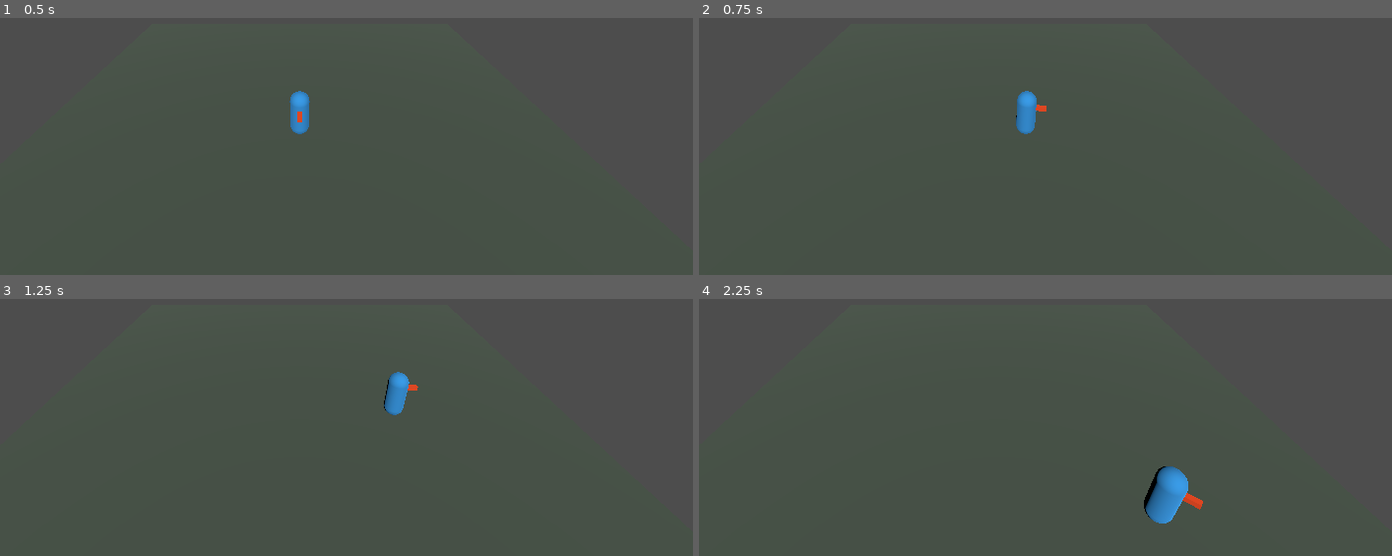
Above: before the commit, frames 1-4 (two rows, left to right).
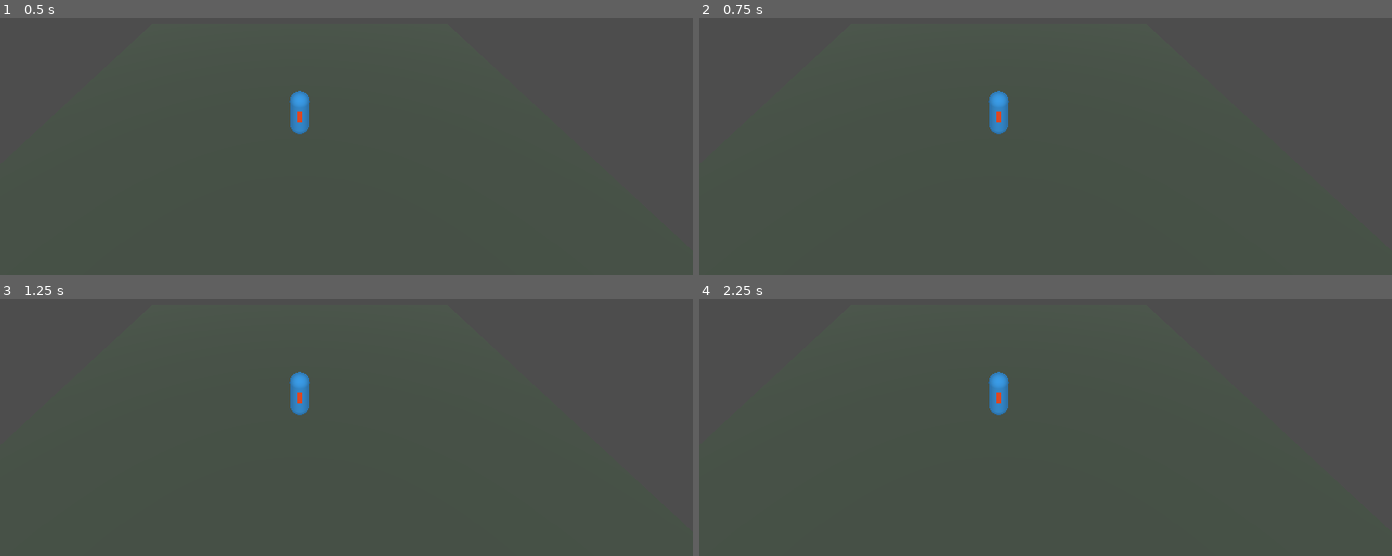
Above: after the commit, the same moments.

Repository: glenn-woods/Hiveminders
Game: Godot game, scene res://scenes/main.tscn
Two runs of this game, one before a commit and one after it. Both use one fixed random seed, a clock stepped at 60 frames per second and the inputs below.
Inputs (mouse positions are in pixels of both pictures, inside the frame that each line leads up to):
- Up to frame 1 (0.5 s): no input
- Up to frame 2 (0.75 s): tap Enter at 0.5 s; move the mouse to (1170, 30) at 0.52 s; hold D (move_right, bound only before the commit) from 0.53 s (still down); click (1170, 30) at 0.6 s
- Up to frame 3 (1.25 s): keep holding D (move_right, bound only before the commit); tap Space at 0.77 s
- Up to frame 4 (2.25 s): move the mouse to (844, 358) at 1.27 s; release D (move_right, bound only before the commit) at 1.28 s; hold S (move_down, bound only before the commit) 1.28-2.03 s; tap E (interact, bound only before the commit) at 1.35 s; click (844, 358) at 1.42 s; tap Space at 1.52 s; move the mouse to (outside the picture) at 2.02 s; hold D (move_right, bound only before the commit) from 2.03 s (still down); tap Tab (toggle_mode) at 2.1 s; click (outside the picture) at 2.17 s

Frame 1 is identical in both runs. In frame 2, 0.9% of the frame differs, in the area x 41-51%, y 28-46%; in frame 3, 0.9%; in frame 4, 1.5%, in the area x 41-73%, y 28-88%.
Error after the commit: Parse Error: Could not find type "TileGrid" in the current scope. (res://scripts/main_scene.gd:10)

Commit message:
added tile system and blocks

Diff:
--- a/hiveminders/input/input_bindings.csv
+++ b/hiveminders/input/input_bindings.csv
@@ -1,12 +1,12 @@
 context,action,action_type,gamepad,keyboard_mouse
-base,pause,BOOL,joy_button:7,key:Escape
+base,pause,BOOL,joy_button:6,key:Escape
 base,toggle_mode,BOOL,joy_button:4,key:Tab
 isometric,select,BOOL,joy_button:0,mouse_button:1
 isometric,camera_pan_left,BOOL,joy_axis:0:-1.0,key:A
 isometric,camera_pan_right,BOOL,joy_axis:0:1.0,key:D
 isometric,camera_pan_up,BOOL,joy_axis:1:-1.0,key:W
 isometric,camera_pan_down,BOOL,joy_axis:1:1.0,key:S
-isometric,camera_zoom_in,BOOL,joy_button:13,mouse_button:4
+isometric,camera_zoom_in,BOOL,joy_button:11,mouse_button:4
 isometric,camera_zoom_out,BOOL,joy_button:12,mouse_button:5
 third_person,move_left,BOOL,joy_axis:0:-1.0,key:A
 third_person,move_right,BOOL,joy_axis:0:1.0,key:D
@@ -14,3 +14,4 @@
 third_person,move_down,BOOL,joy_axis:1:1.0,key:S
 third_person,interact,BOOL,joy_button:0,key:E
 third_person,attack,BOOL,joy_button:2,mouse_button:1
+third_person
--- a/hiveminders/project.godot
+++ b/hiveminders/project.godot
@@ -22,3 +22,4 @@
 [autoload]
 
 InputSystem="*res://scripts/input/input_system.gd"
+TypeRegistry="*res://scripts/world/type_registry.gd"
--- a/hiveminders/scripts/main_scene.gd
+++ b/hiveminders/scripts/main_scene.gd
@@ -1,15 +1,46 @@
 extends Node3D
 
-## Main game scene — sets up the starting input context.
+## Main game scene — sets up the starting input context and TileGrid rendering.
 
 ## Gameplay contexts to cycle through with toggle_mode.
 var _gameplay_contexts: Array[String] = ["third_person", "isometric"]
 var _current_index: int = 0
 
+## TileGrid instance and per-z-level mesh instances.
+var _grid: TileGrid
+var _z_level_meshes: Dictionary = {}  # int -> MeshInstance3D
+
+
 func _ready() -> void:
 	InputSystem.push_context(_gameplay_contexts[_current_index])
 	print("=== Main Scene ===")
 	print("Context: %s" % InputSystem.get_active_context_name())
+
+	# Create and configure TileGrid (small dimensions for testing)
+	_grid = TileGrid.new()
+	_grid.x_size = 16
+	_grid.y_size = 16
+	_grid.z_size = 4
+	add_child(_grid)
+	_grid.initialize()
+
+	# Populate test area: fill z-level 0 with stone blocks (16x16 floor)
+	for x in range(16):
+		for y in range(16):
+			_grid.set_block(x, y, 0, "stone")
+
+	# Add a few stone blocks at z-level 1 to test vertical rendering
+	_grid.set_block(2, 2, 1, "stone")
+	_grid.set_block(3, 2, 1, "stone")
+	_grid.set_block(2, 3, 1, "stone")
+
+	# Generate initial meshes for all z-levels
+	for z in range(_grid.z_size):
+		_regenerate_z_level(z)
+
+	# Clear dirty flags after initial generation
+	_grid._dirty_levels.clear()
+
 
 func _process(_delta: float) -> void:
 	if InputMap.has_action("toggle_mode") and Input.is_action_just_pressed("toggle_mode"):
@@ -17,3 +48,31 @@
 		_current_index = (_current_index + 1) % _gameplay_contexts.size()
 		InputSystem.push_context(_gameplay_contexts[_current_index])
 		print("--- Switched to '%s' ---" % _gameplay_contexts[_current_index])
+
+	# Regenerate meshes for dirty z-levels
+	if not _grid._dirty_levels.is_empty():
+		for z in _grid._dirty_levels.keys():
+			_regenerate_z_level(z)
+		_grid._dirty_levels.clear()
+
+
+## Generates or updates the MeshInstance3D for a single z-level.
+func _regenerate_z_level(z: int) -> void:
+	var mesh := VoxelMeshGenerator.generate_z_level_mesh(_grid, z)
+
+	if _z_level_meshes.has(z):
+		var existing: MeshInstance3D = _z_level_meshes[z]
+		if mesh != null:
+			existing.mesh = mesh
+		else:
+			existing.queue_free()
+			_z_level_meshes.erase(z)
+		return
+
+	if mesh == null:
+		return
+
+	var mi := MeshInstance3D.new()
+	mi.mesh = mesh
+	_grid.add_child(mi)
+	_z_level_meshes[z] = mi
